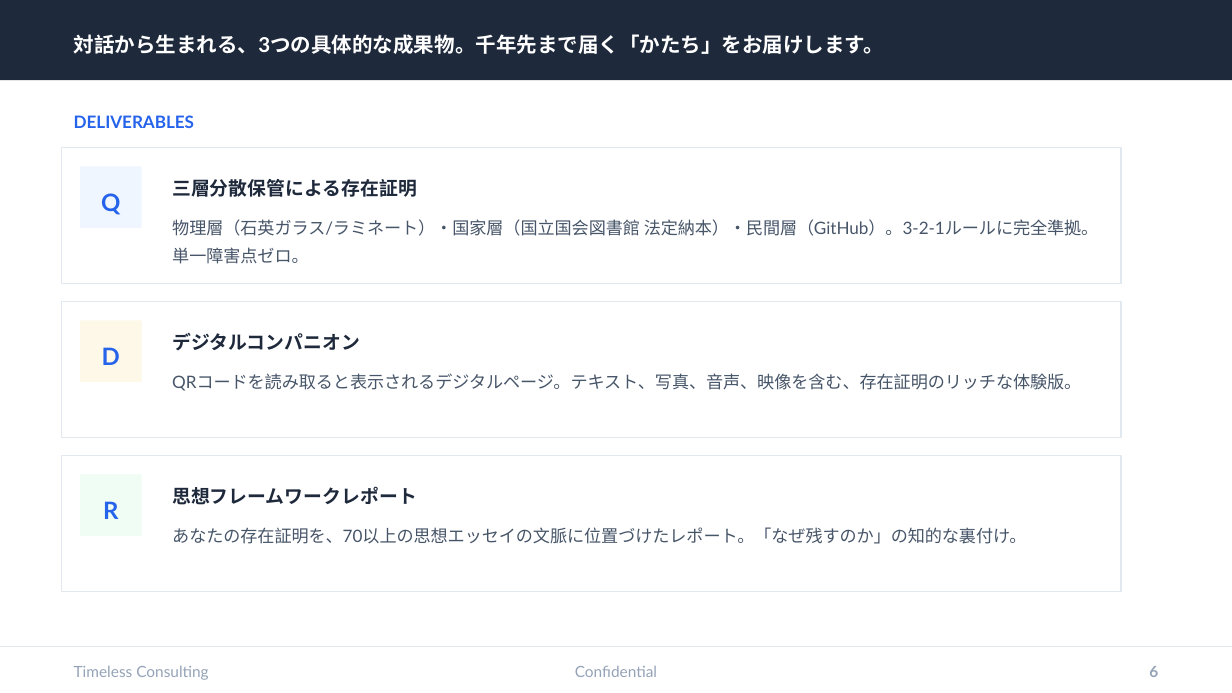
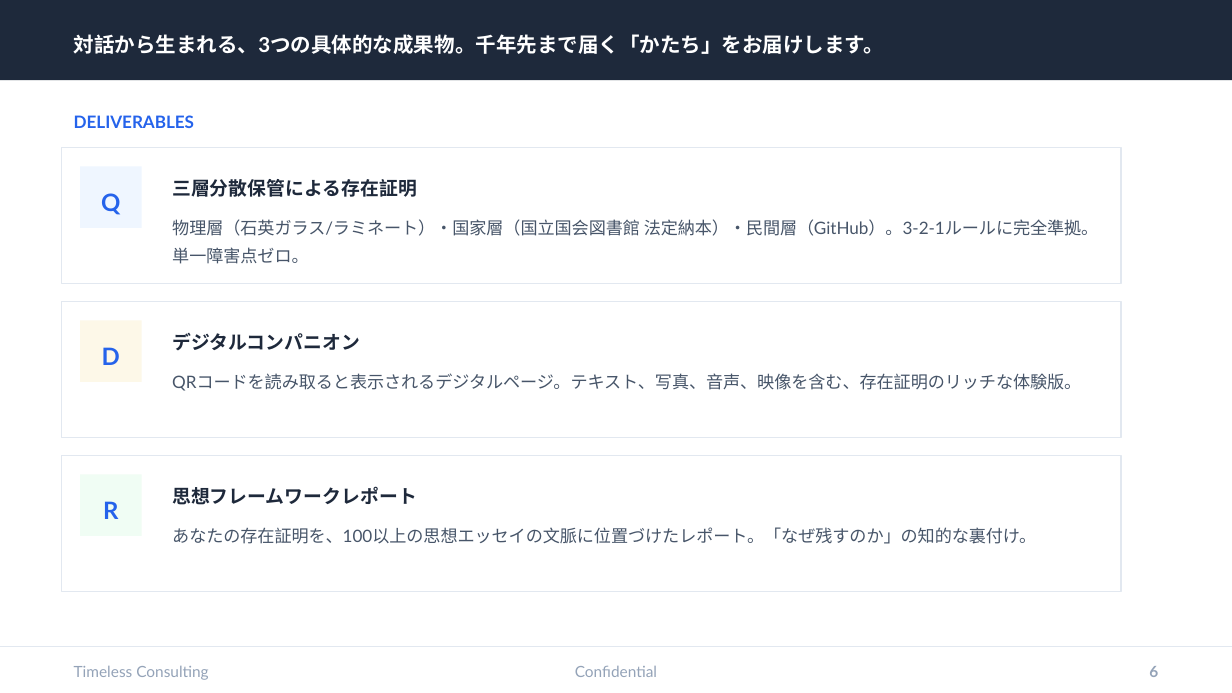
Before and after one commit to tokistorage/lp, a slide deck: slide 6 of tokistorage-client-deck.pptx. Drawn at 1232x693 pixels with LibreOffice and Linux fonts; fonts in the diff are those of the drawing. Boxes give left, top, right and bottom in pixels: in the first picture for what was removed or moved away, otherwise in the second. Text is boxed around its words. In the diff, an @@ line names an element or a change of style, - is before the commit and + after.

```diff
--- a/tokistorage-client-deck.pptx
+++ b/tokistorage-client-deck.pptx
@@ text at bbox=[172, 527, 1036, 544]: text changed @@
-あなたの存在証明を、70以上の思想エッセイの文脈に位置づけたレポート。「なぜ残すのか」の知的な裏付け。
+あなたの存在証明を、100以上の思想エッセイの文脈に位置づけたレポート。「なぜ残すのか」の知的な裏付け。
```
Also in this commit, not shown: 1 other slide changed, 27 other files.
